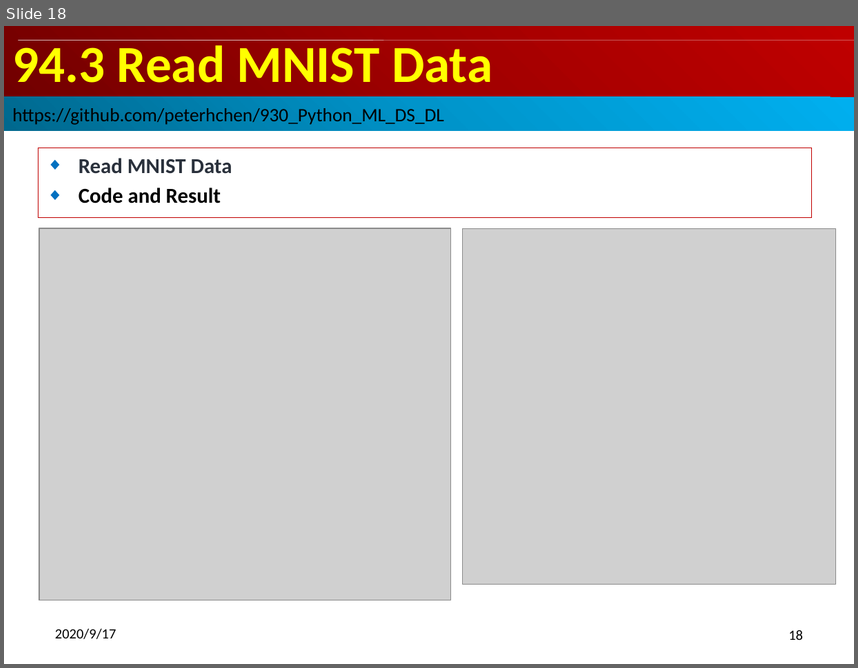
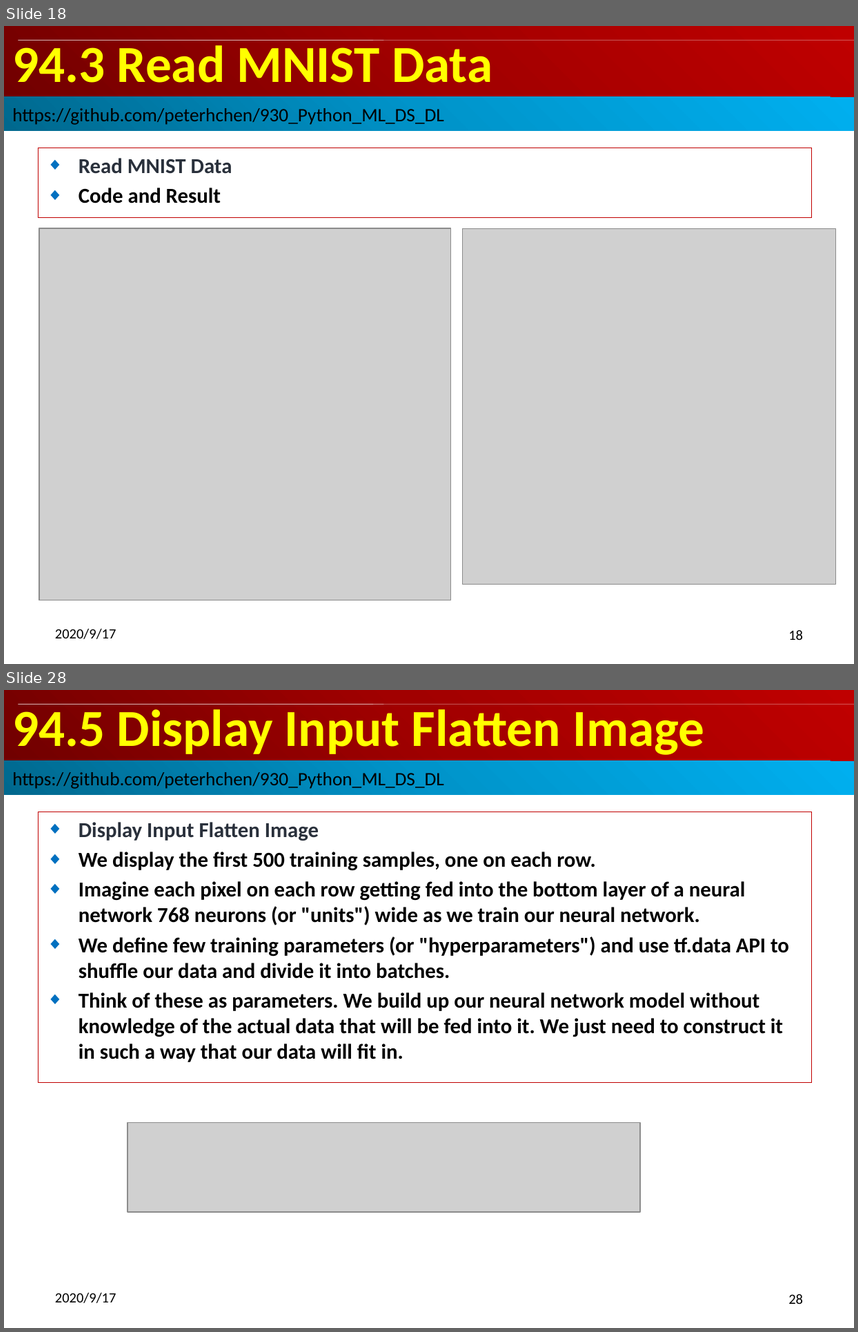
Before and after one commit to peterhchen/900_Python_ML_DS_DL, a slide deck: 094_RunTensorlfow2.0Part01Examples.pptx. Shown one above the other, each under a label of ours: slide 18 before the commit, slides 18 and 28 after it; the slides between them are not shown. The pictures are 858x668 and 858x1332 pixels, drawn with LibreOffice and Linux fonts; fonts in the diff are those of the drawing; grey boxes stand for pictures. Boxes give left, top, right and bottom in pixels: in the first picture for what was removed or moved away, otherwise in the second. Text is boxed around its words. In the diff, an @@ line names an element or a change of style, - is before the commit and + after.

```diff
--- a/094_RunTensorlfow2.0Part01Examples.pptx
+++ b/094_RunTensorlfow2.0Part01Examples.pptx
@@ slide 28 added at box(4, 690, 854, 1328), background #FFFFFF @@
@@ title added at box(4, 690, 854, 761), fill gradient #720000 to #A20000 to #C00000, 44 pt, text #FFFF00, bold @@
+94.5 Display Input Flatten Image
@@ rectangle added at box(18, 704, 384, 704), fill #F9F9F9 @@
@@ rectangle added at box(18, 704, 854, 704), fill #F9F9F9 @@
@@ rectangle added at box(18, 704, 374, 704), fill #F9F9F9 @@
@@ rectangle added at box(4, 761, 854, 795), fill gradient #00688E to #0094CA to #00B0F0, 16 pt, text #000000 @@
+https://github.com/peterhchen/930_Python_ML_DS_DL
@@ subtitle added at box(38, 812, 811, 1083), outline #C00000 0.75 pt, 18 pt, text #000000, bold @@
+◆ Display Input Flatten Image
+◆ We display the first 500 training samples, one on each row.
+◆ Imagine each pixel on each row getting fed into the bottom layer of a neural network 768 neurons (or "units") wide as we train our neural network.
+◆ We define few training parameters (or "hyperparameters") and use tf.data API to shuffle our data and divide it into batches.
+◆ Think of these as parameters. We build up our neural network model without knowledge of the actual data that will be fed into it. We just need to construct it in such a way that our data will fit in.
@@ picture added at box(128, 1123, 640, 1212) @@
@@ text added at box(55, 1292, 116, 1303), 12 pt, text #000000 @@
+2020/9/17
@@ page number added at box(789, 1294, 803, 1303), 12 pt, text #000000 @@
+28
```
Also in this commit, not shown: 2 slides changed, 41 other slides added.
